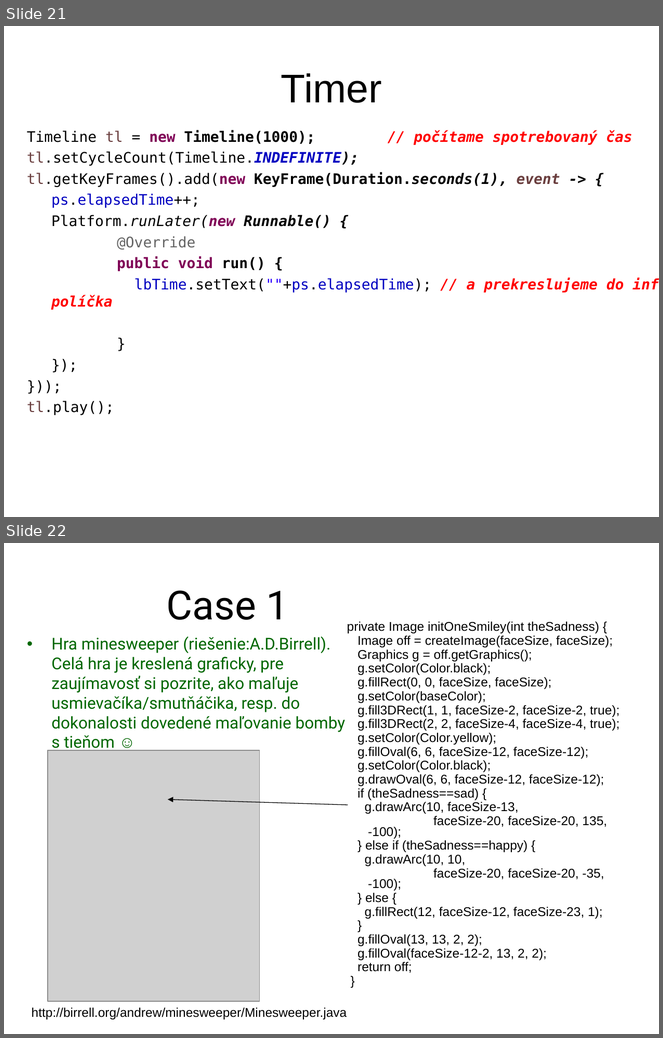
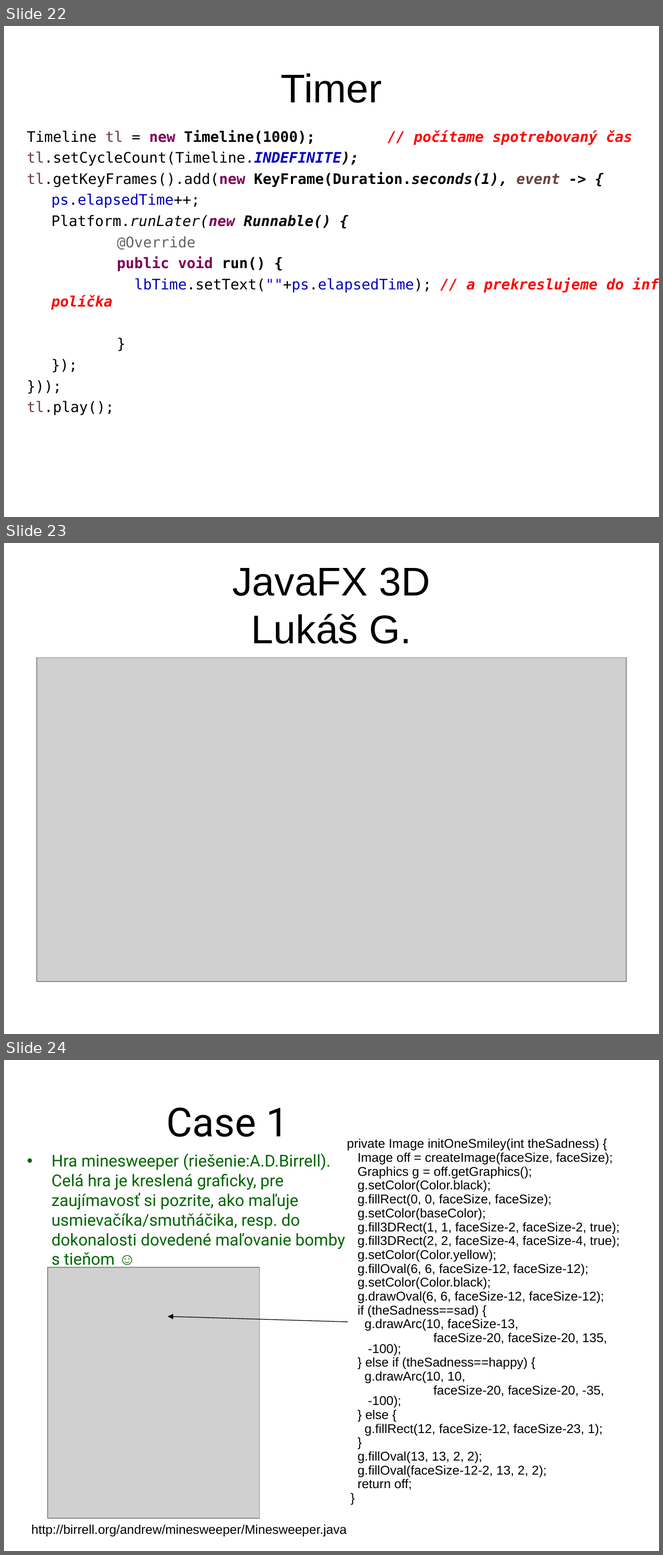
Before and after one commit to Programovanie4/Prednasky, a slide deck: 12/12_java.ppt. Shown one above the other, each under a label of ours: slides 21 and 22 before the commit, slides 22, 23 and 24 after it. The pictures are 663x1038 and 663x1555 pixels, drawn with LibreOffice and Linux fonts; fonts in the diff are those of the drawing; grey boxes stand for pictures. Boxes give left, top, right and bottom in pixels: in the first picture for what was removed or moved away, otherwise in the second. Text is boxed around its words. In the diff, an @@ line names an element or a change of style, - is before the commit and + after.

```diff
--- a/12/12_java.ppt
+++ b/12/12_java.ppt
@@ slide 23 added at (4,543,659,1034), background #FFFFFF @@
@@ title added at (232,567,430,644), 44 pt, text #000000 @@
+JavaFX 3D
+Lukáš G.
@@ picture added at (37,657,626,982) @@
@@ what was slide 21 is now slide 22 @@
@@ what was slide 22 is now slide 24 @@
```
Also in this commit, not shown: 4 slides changed, 2 other slides added, 1 other file.
